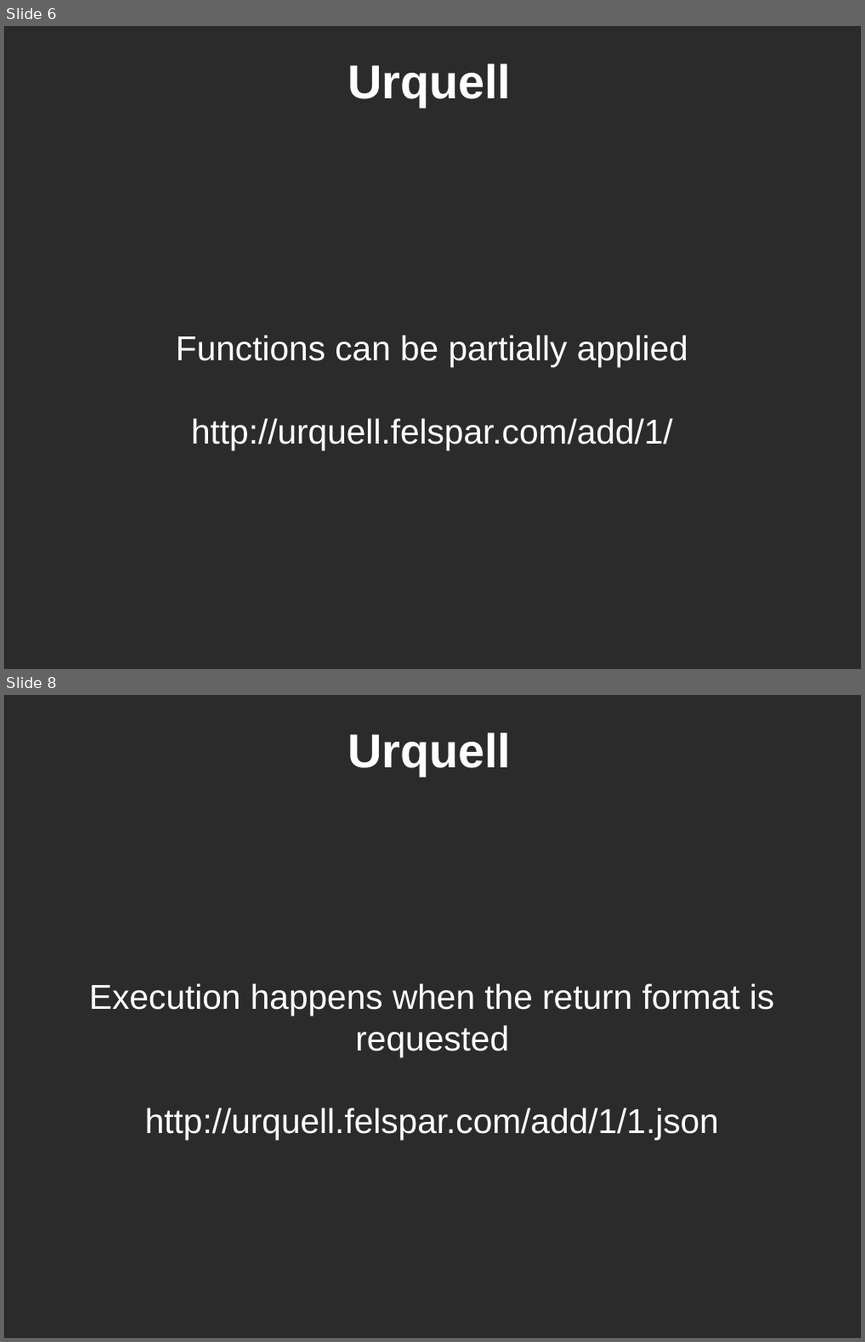
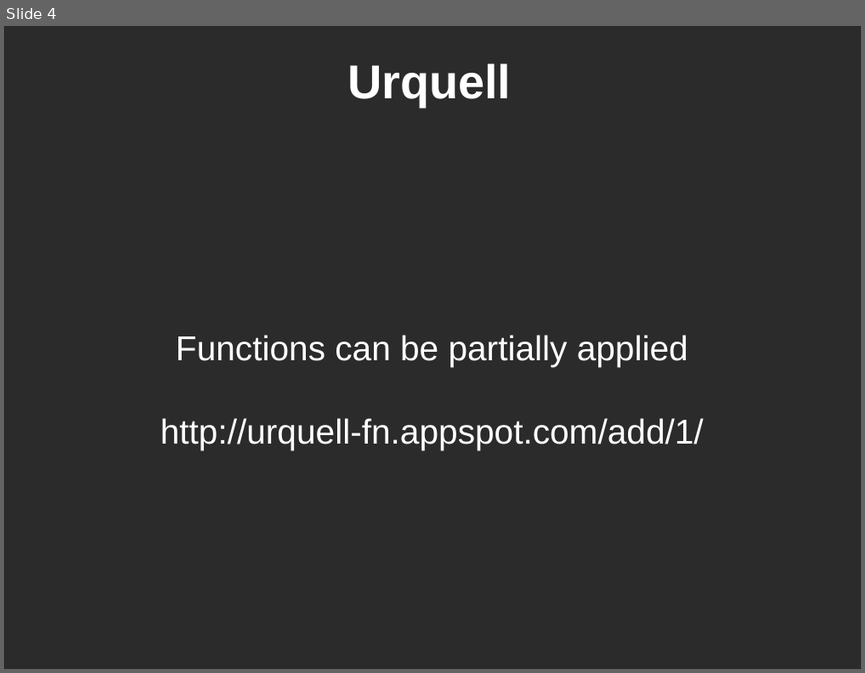
Before and after one commit to KayEss/urquell, a slide deck: Documentation/Introduction to Urquell.odp. Shown one above the other, each under a label of ours: slides 6 and 8 before the commit, slide 4 after it; the slides between them are not shown. The pictures are 865x1342 and 865x673 pixels, drawn with LibreOffice and Linux fonts; fonts in the diff are those of the drawing; background and template pictures are left out; a plain dark background stands for a picture behind light text. Boxes give left, top, right and bottom in pixels: in the first picture for what was removed or moved away, otherwise in the second. Text is boxed around its words. In the diff, an @@ line names an element or a change of style, - is before the commit and + after.

Commit message:
Updated the slides to reflect what Urquell can actually do right now.

```diff
--- a/Documentation/Introduction to Urquell.odp
+++ b/Documentation/Introduction to Urquell.odp
@@ slide 8 removed at <box>4,695,861,1338</box>, background picture (left out) @@
@@ title removed at <box>347,732,511,776</box> @@
-Urquell
@@ subtitle removed at <box>89,983,774,1140</box> @@
-Execution happens when the return format is requested
-http://urquell.felspar.com/add/1/1.json
@@ what was slide 6 is now slide 4 @@
@@ slide 4 changed as well @@
@@ subtitle at <box>160,418,704,450</box>: text changed @@
-http://urquell.felspar.com/add/1/
+http://urquell-fn.appspot.com/add/1/
```
Also in this commit, not shown: 4 other slides changed, 5 other slides removed.
